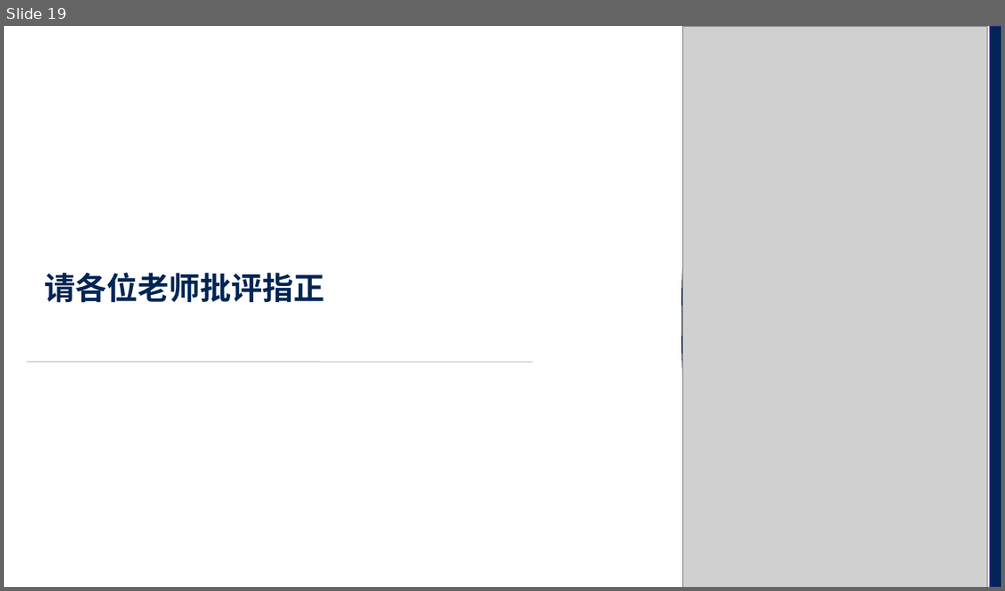
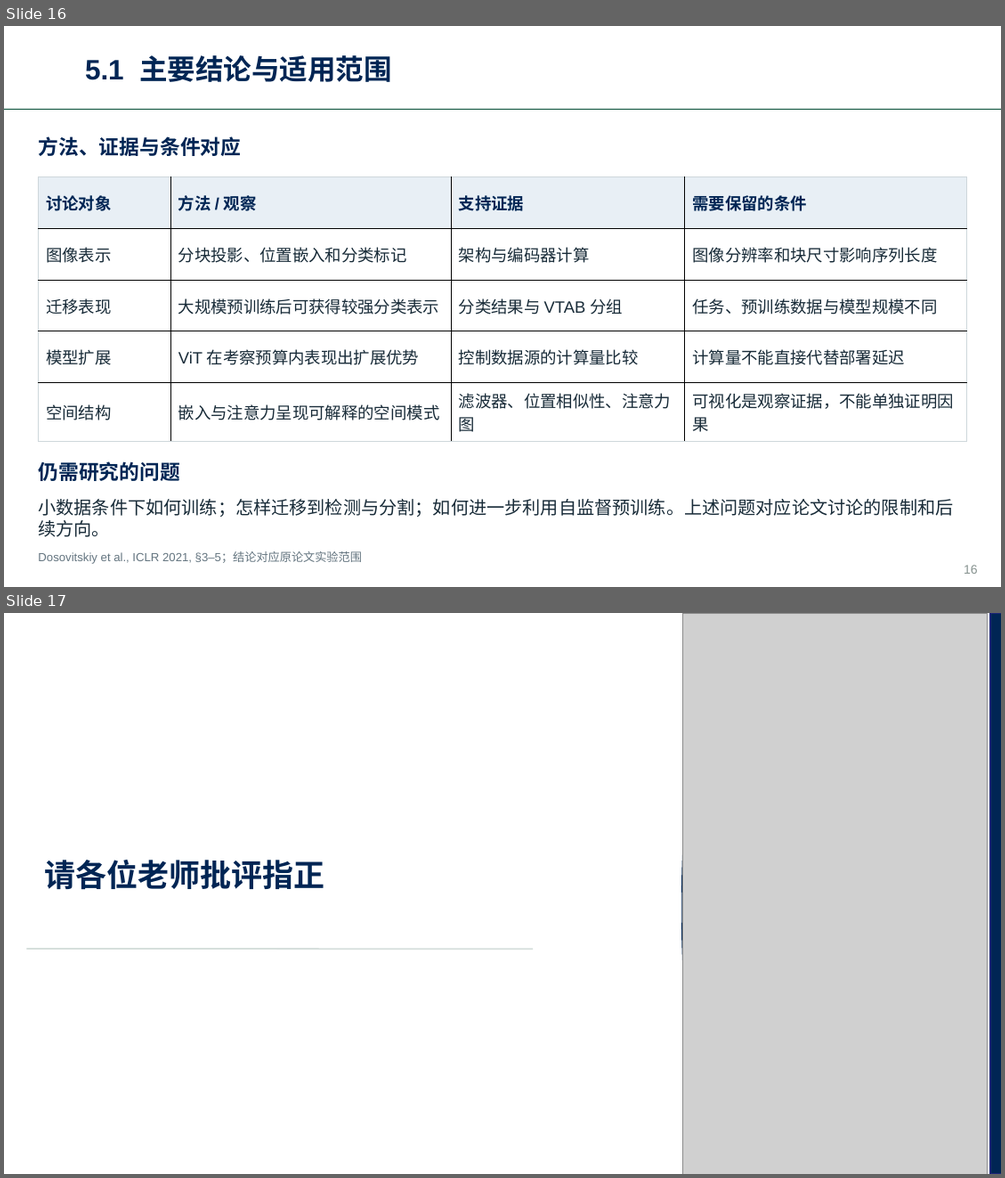
Before and after one commit to haodijia/whu-ppt-skill, a slide deck: assets/whu-template.pptx. Shown one above the other, each under a label of ours: slide 19 before the commit, slides 16 and 17 after it. The pictures are 1005x591 and 1005x1178 pixels, drawn with LibreOffice and Linux fonts; fonts in the diff are those of the drawing; grey boxes stand for pictures; background and template pictures are left out. Boxes give left, top, right and bottom in pixels: in the first picture for what was removed or moved away, otherwise in the second. Text is boxed around its words. In the diff, an @@ line names an element or a change of style, - is before the commit and + after.

```diff
--- a/assets/whu-template.pptx
+++ b/assets/whu-template.pptx
@@ slide 16 added at box(4, 26, 1001, 587), background #FFFFFF @@
@@ text added at box(85, 55, 392, 82), 27 pt, text #002554, bold @@
+5.1 主要结论与适用范围
@@ line added from (4, 109) to (1001, 109), #115740 0.75 pt @@
@@ text added at box(38, 136, 241, 156), 19.5 pt, text #002554, bold @@
+方法、证据与条件对应
@@ table added at box(39, 177, 966, 435), 5 rows, 4 columns @@
+讨论对象 | 方法 / 观察 | 支持证据 | 需要保留的条件
+图像表示 | 分块投影、位置嵌入和分类标记 | 架构与编码器计算 | 图像分辨率和块尺寸影响序列长度
+迁移表现 | 大规模预训练后可获得较强分类表示 | 分类结果与 VTAB 分组 | 任务、预训练数据与模型规模不同
+模型扩展 | ViT 在考察预算内表现出扩展优势 | 控制数据源的计算量比较 | 计算量不能直接代替部署延迟
+空间结构 | 嵌入与注意力呈现可解释的空间模式 | 滤波器、位置相似性、注意力图 | 可视化是观察证据，不能单独证明因果
@@ text added at box(38, 461, 180, 481), 19.5 pt, text #002554, bold @@
+仍需研究的问题
@@ text added at box(38, 499, 953, 537), 17.2 pt, text #182B38 @@
+小数据条件下如何训练；怎样迁移到检测与分割；如何进一步利用自监督预训练。上述问题对应论文讨论的限制和后续方向。
@@ text added at box(38, 551, 362, 564), 11.2 pt, text #647580 @@
+Dosovitskiy et al., ICLR 2021, §3–5；结论对应原论文实验范围
@@ page number added at box(963, 564, 978, 573), 12 pt, text #879390 @@
+16
@@ what was slide 19 is now slide 17 @@
```
Also in this commit, not shown: 12 other slides added, 15 slides removed, 34 other files.
